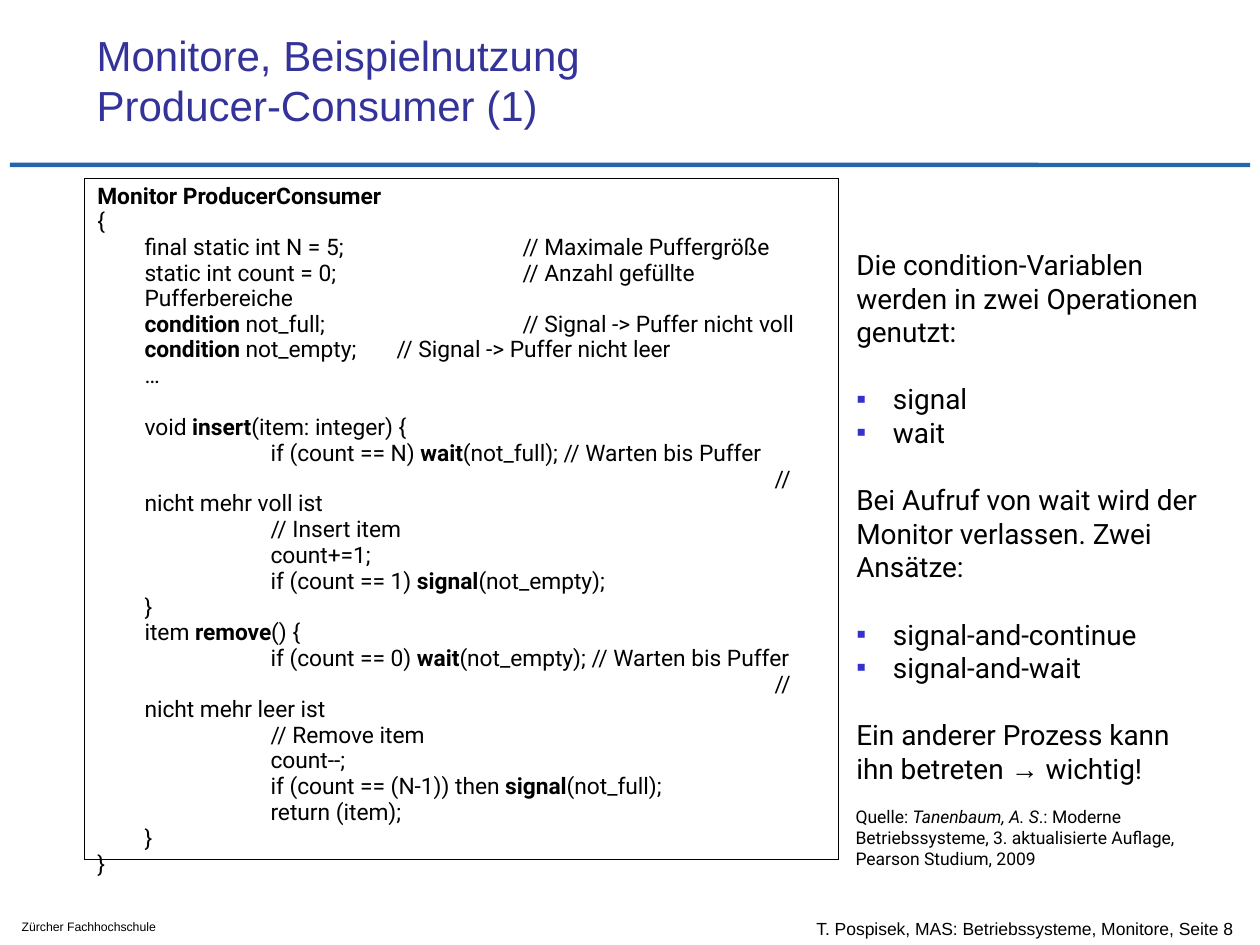
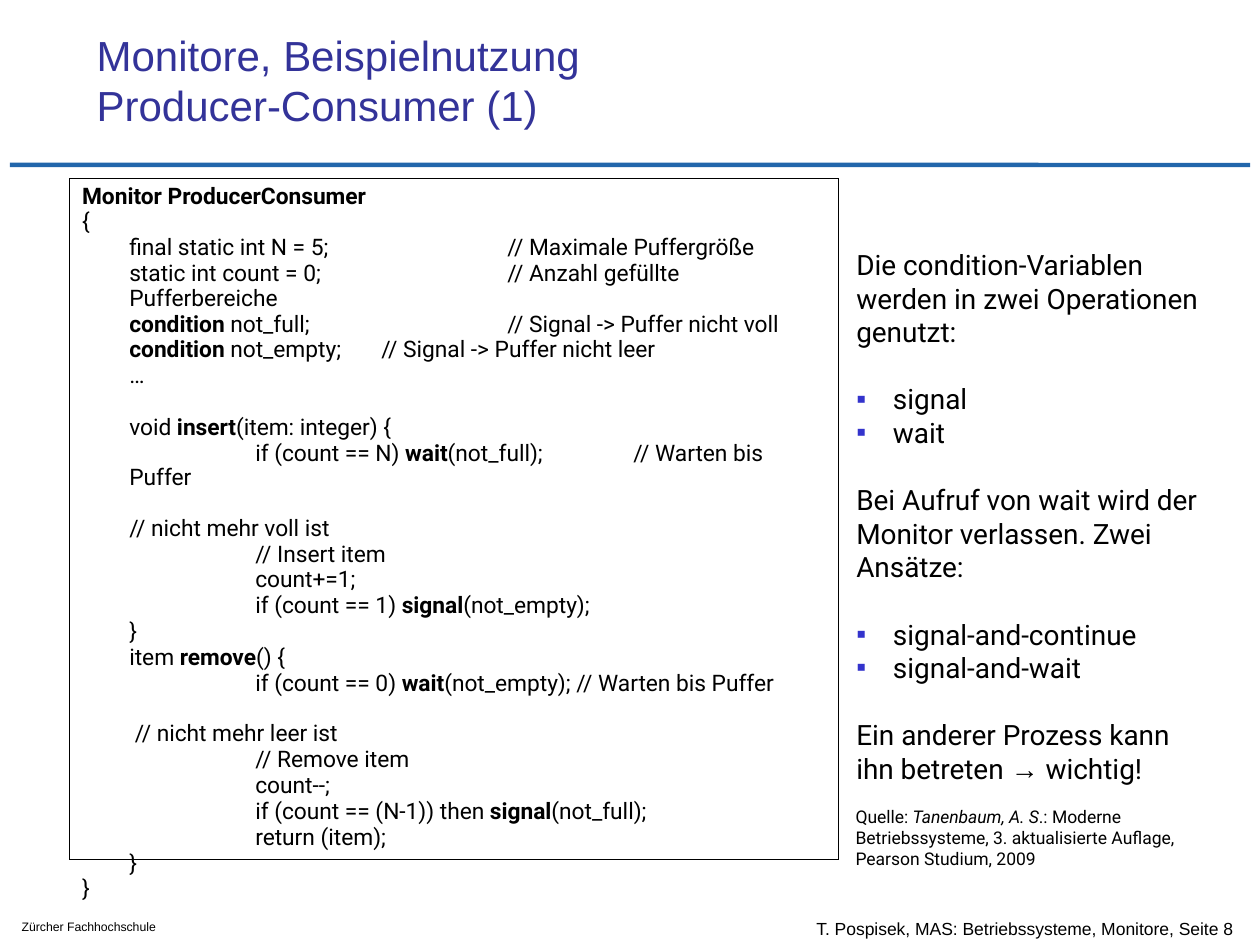
Before and after one commit to tpo/betriebssysteme, a slide deck: slide 8 of 08_Koordination_und_Synchronisation_Monitore.odp. Drawn at 1260x945 pixels with LibreOffice and Linux fonts; fonts in the diff are those of the drawing; background and template pictures are left out. Boxes give left, top, right and bottom in pixels: in the first picture for what was removed or moved away, otherwise in the second. Text is boxed around its words. In the diff, an @@ line names an element or a change of style, - is before the commit and + after.

```diff
--- a/08_Koordination_und_Synchronisation_Monitore.odp
+++ b/08_Koordination_und_Synchronisation_Monitore.odp
@@ text "Monitor ProducerConsumer": place and size @@
-text "Monitor ProducerConsumer" at (84, 178, 838, 859)
+text "Monitor ProducerConsumer" at (69, 178, 838, 859)
```
Also in this commit, not shown: 4 other slides changed, 3 other files.
